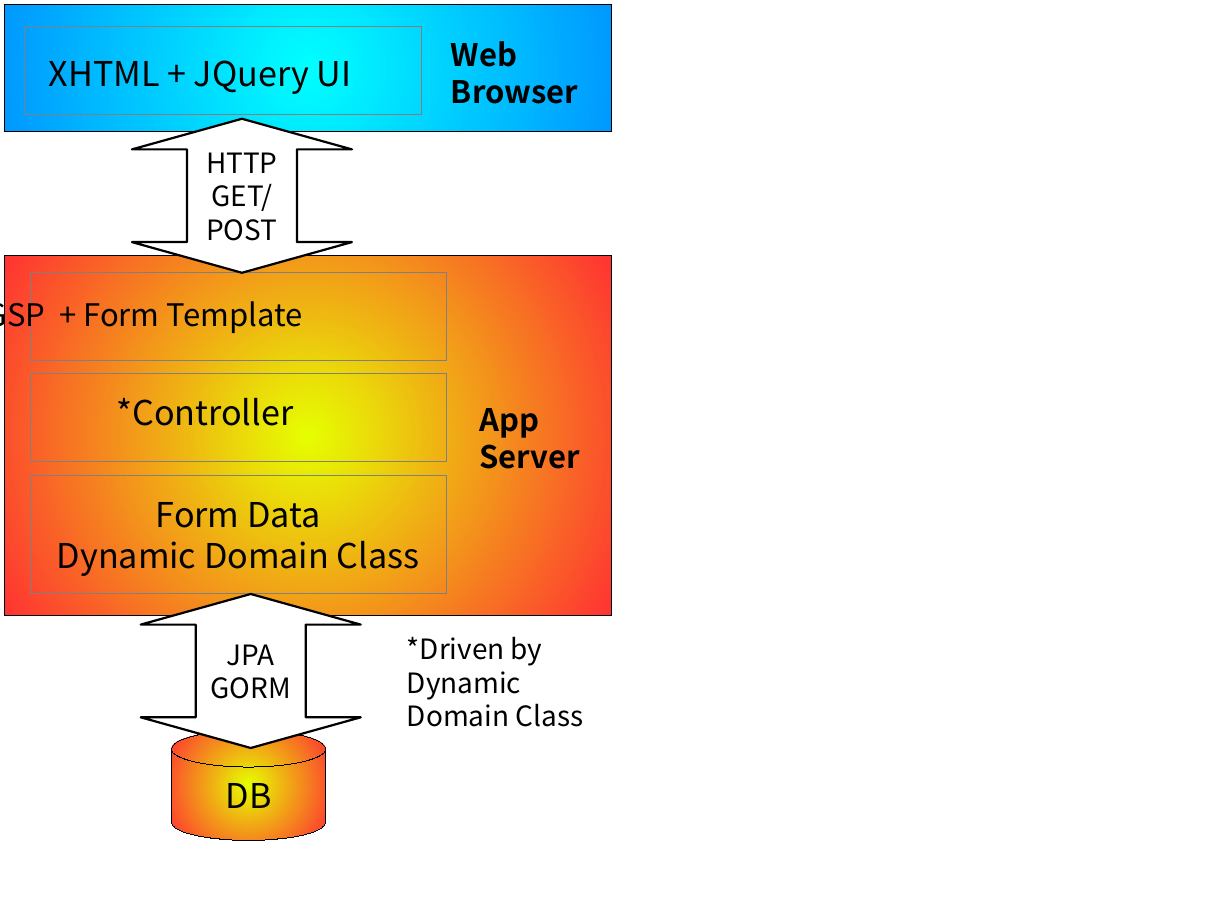
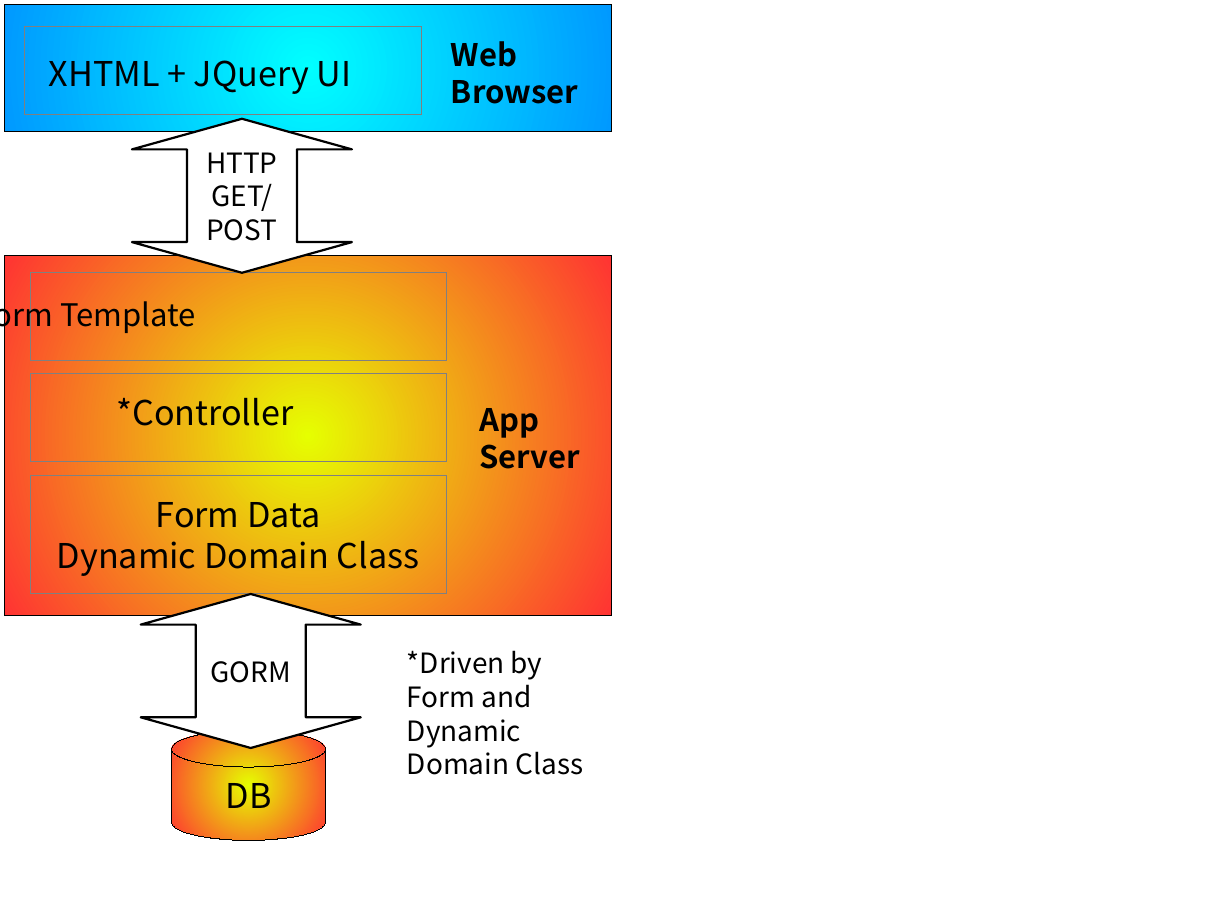
Before and after one commit to fairer/grails-form-builder-plugin, a slide deck: slide 2 of docs/Grails Form Builder Plugin Architecture.odp. Drawn at 1232x924 pixels with LibreOffice and Linux fonts; fonts in the diff are those of the drawing. Boxes give left, top, right and bottom in pixels: in the first picture for what was removed or moved away, otherwise in the second. Text is boxed around its words. In the diff, an @@ line names an element or a change of style, - is before the commit and + after.

```diff
--- a/docs/Grails Form Builder Plugin Architecture.odp
+++ b/docs/Grails Form Builder Plugin Architecture.odp
@@ text at bbox=[60, 301, 196, 334]: text changed @@
-GSP + Form Template
+*Form Template
@@ text in up down arrow at bbox=[227, 644, 275, 666]: paragraph removed @@
-JPA
@@ text at bbox=[407, 650, 584, 775]: text changed @@
-*Driven by Dynamic Domain Class
+*Driven by Form and Dynamic Domain Class
```
Also in this commit, not shown: 1 other slide changed, 1 slide added, 2 other files.
